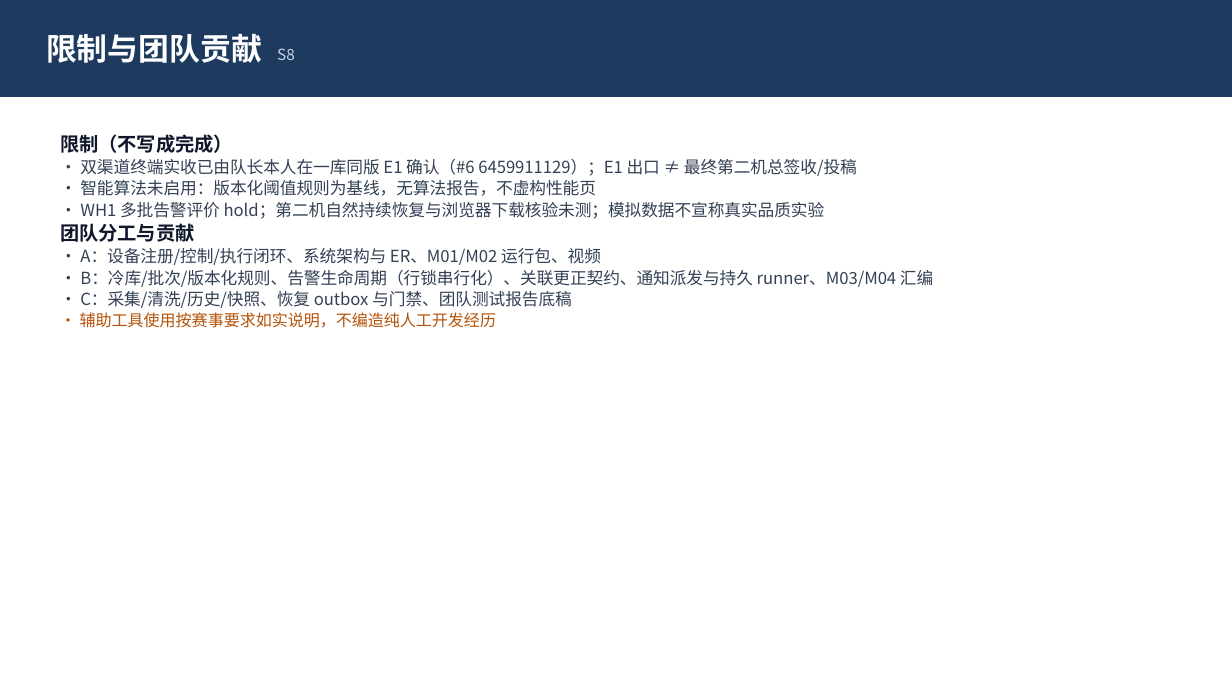
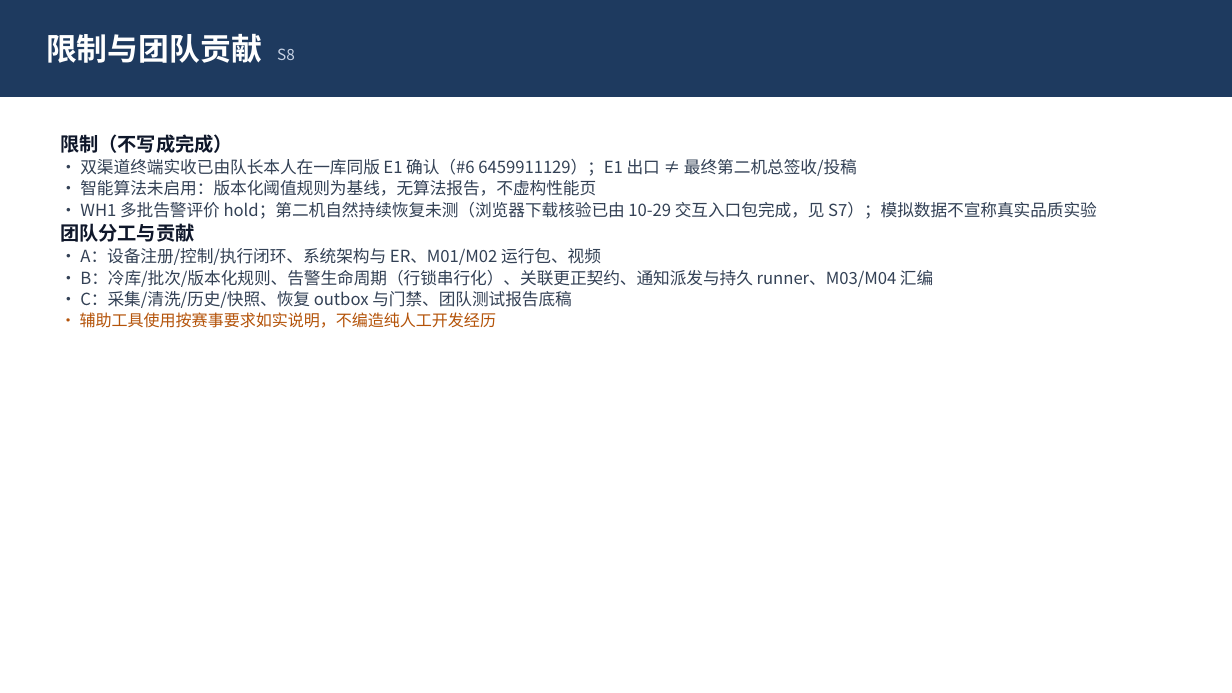
Before and after one commit to Cynthia060913/freshlink-zhikong-public, a slide deck: slide 8 of docs/submission/claude-b-materials/M04-PRESENTATION-DRAFT.pptx. Drawn at 1232x693 pixels with LibreOffice and Linux fonts; fonts in the diff are those of the drawing. Boxes give left, top, right and bottom in pixels: in the first picture for what was removed or moved away, otherwise in the second. Text is boxed around its words. In the diff, an @@ line names an element or a change of style, - is before the commit and + after.

```diff
--- a/docs/submission/claude-b-materials/M04-PRESENTATION-DRAFT.pptx
+++ b/docs/submission/claude-b-materials/M04-PRESENTATION-DRAFT.pptx
@@ text at <box>80,202,1097,219</box>: text changed @@
-• WH1 多批告警评价 hold；第二机自然持续恢复与浏览器下载核验未测；模拟数据不宣称真实品质实验
+• WH1 多批告警评价 hold；第二机自然持续恢复未测（浏览器下载核验已由 10-29 交互入口包完成，见 S7）；模拟数据不宣称真实品质实验
```
Also in this commit, not shown: 1 other slide changed, 2 other files.
